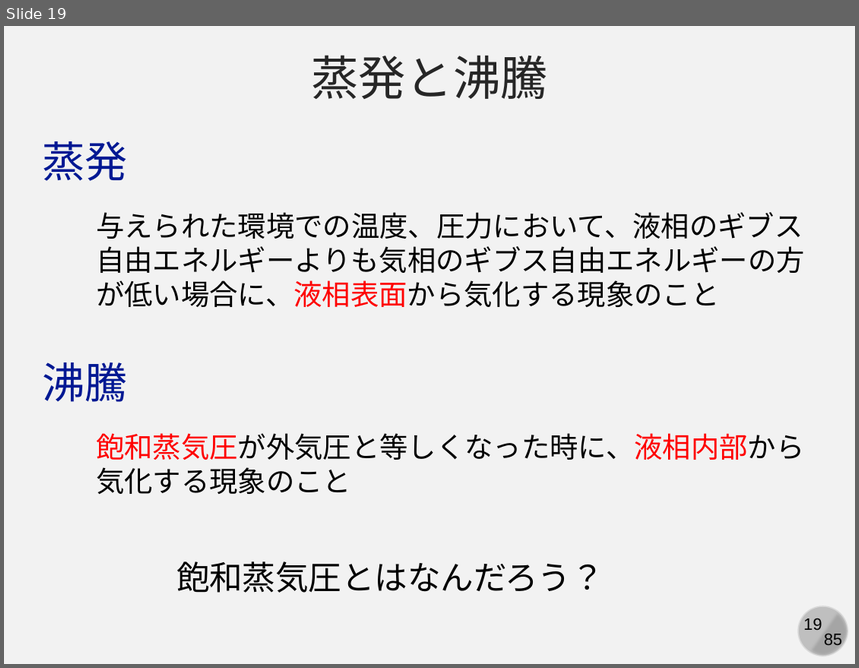
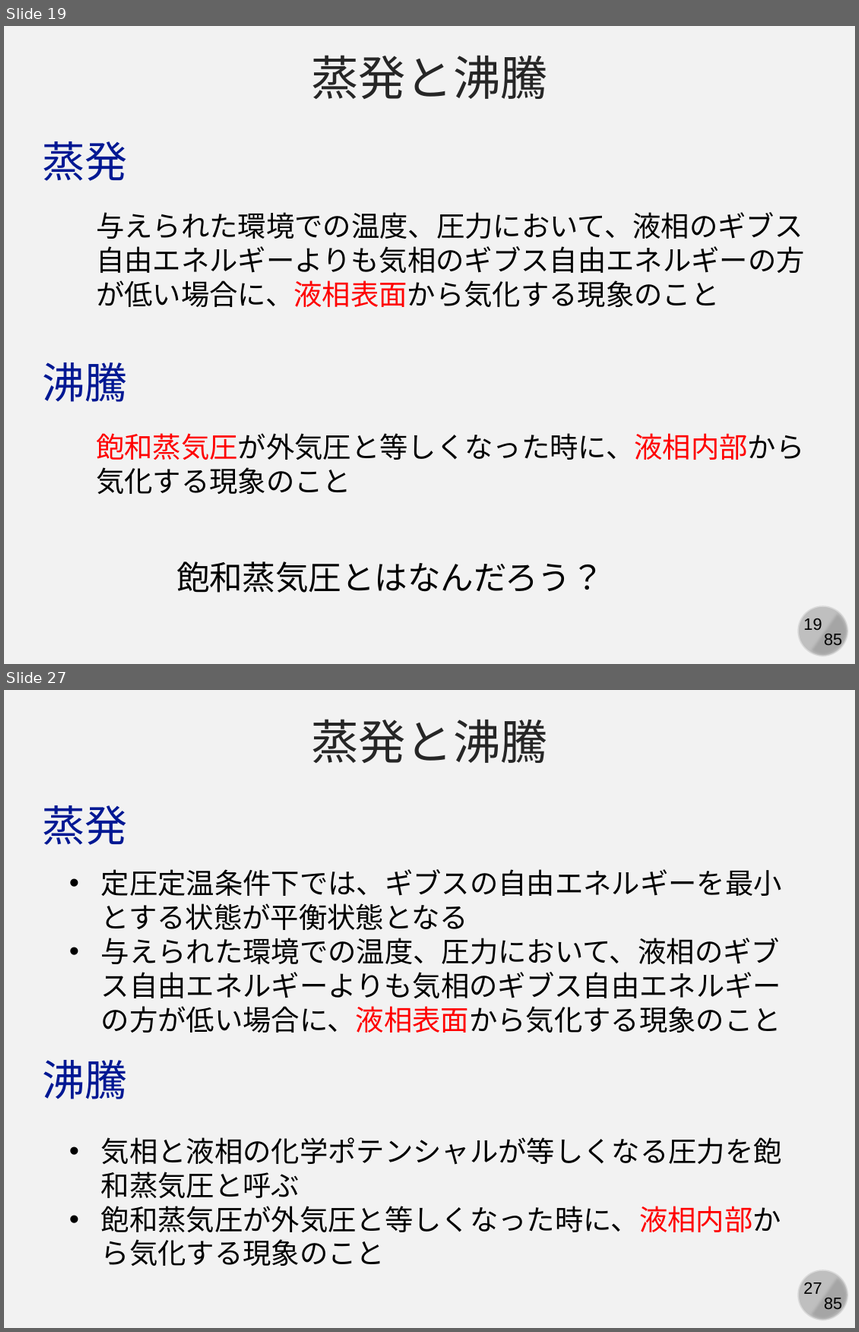
Before and after one commit to kaityo256/yamagata2022, a slide deck: 05_md_advanced/yamagata05.pptx. Shown one above the other, each under a label of ours: slide 19 before the commit, slides 19 and 27 after it; the slides between them are not shown. The pictures are 859x668 and 859x1332 pixels, drawn with LibreOffice and Linux fonts; fonts in the diff are those of the drawing. Boxes give left, top, right and bottom in pixels: in the first picture for what was removed or moved away, otherwise in the second. Text is boxed around its words. In the diff, an @@ line names an element or a change of style, - is before the commit and + after.

```diff
--- a/05_md_advanced/yamagata05.pptx
+++ b/05_md_advanced/yamagata05.pptx
@@ slide 27 added at [4,690,855,1328], background #F2F2F2; not listed: 4 template elements that a slide beside it also shows @@
@@ text added at [312,719,548,763], 40 pt, text #262626 @@
+蒸発と沸騰
@@ text added at [43,806,128,845], 36 pt, text #011893 @@
+蒸発
@@ text added at [101,869,782,1033], 24 pt, text #000000 @@
+• 定圧定温条件下では、ギブスの自由エネルギーを最小とする状態が平衡状態となる
+• 与えられた環境での温度、圧力において、液相のギブス自由エネルギーよりも気相のギブス自由エネルギーの方が低い場合に、液相表面から気化する現象のこと
@@ text added at [43,1060,128,1100], 36 pt, text #011893 @@
+沸騰
@@ text added at [101,1138,782,1266], 24 pt, text #000000 @@
+• 気相と液相の化学ポテンシャルが等しくなる圧力を飽和蒸気圧と呼ぶ
+• 飽和蒸気圧が外気圧と等しくなった時に、液相内部から気化する現象のこと
```
Also in this commit, not shown: 2 slides changed, 6 other slides added.
